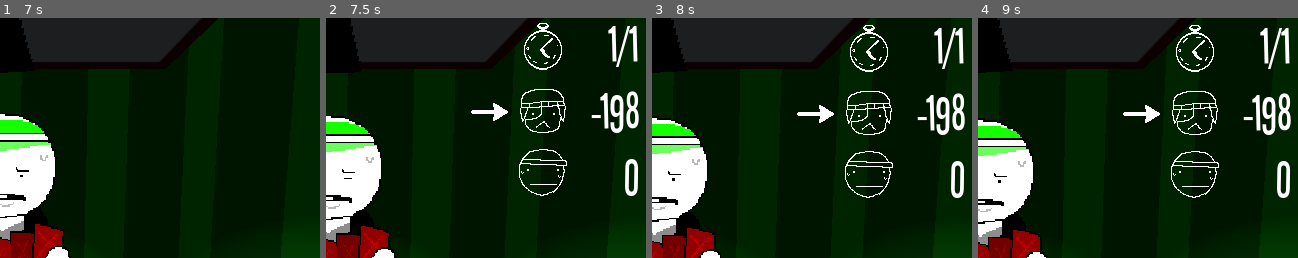
Above: before the commit, frames 1-4 (left to right).
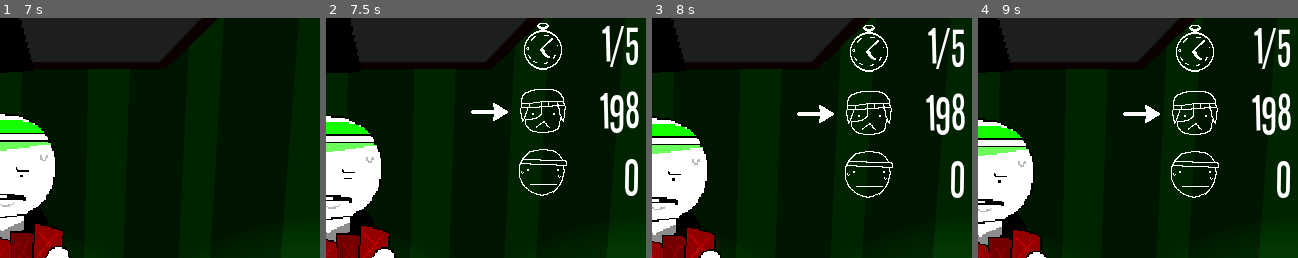
Above: after the commit, the same moments.

Repository: willslyman/kat-kards
Game: Godot game, scene res://scenes/main.tscn
The game is run twice, just before and just after one commit, with the same random seed, the same clock (stepped at 60 frames per second) and the same inputs.
Inputs (mouse positions are % of the whole screen's width and height, from its top left):
- Up to frame 1 (7 s): click "Enter the Tournament!" at 0.5 s; tap Enter (debug) at 1.25, 4.9 s; move the mouse to (72, 45) at 1.27 s; press the mouse at (72, 45) at 1.28 s; move the mouse to (30, 55) at 2.02 s; release the mouse at (30, 55) at 2.03 s; click (30, 55) at 2.1 s; move the mouse to (60, 28) at 2.77 s; press the mouse at (60, 28) at 2.78 s; move the mouse to (45, 70) at 3.52 s; release the mouse at (45, 70) at 3.53 s; click (45, 70) at 3.6 s; move the mouse to (80, 65) at 4.27 s; press the mouse at (80, 65) at 4.28 s; move the mouse to (20, 35) at 5.02 s; release the mouse at (20, 35) at 5.03 s; click (20, 35) at 5.1 s; move the mouse to (55, 50) at 5.77 s; press the mouse at (55, 50) at 5.78 s; move the mouse to (35, 25) at 6.52 s; release the mouse at (35, 25) at 6.53 s; click (35, 25) at 6.6 s
- Up to frame 2 (7.5 s): move the mouse to (72, 45) at 7.27 s; press the mouse at (72, 45) at 7.28 s
- Up to frame 3 (8 s): no input
- Up to frame 4 (9 s): release the mouse at (72, 45) at 8 s; click (91, 79) at 8 s; click (90, 90) at 8.75 s
The pictures show only the part of the screen within x 50-100%, y 1-51%; the shares and areas given below are measured in that part.

Frame 1 is identical in both runs. In frame 2, 1.1% of the frame differs, in the area x 82-98%, y 3-42%; in frame 3, 1.1%; in frame 4, 1.1%.

Commit message:
win + lose round sfx

Diff:
--- a/scenes/round_end.tscn
+++ b/scenes/round_end.tscn
@@ -1,10 +1,11 @@
-[gd_scene load_steps=16 format=3 uid="uid://oexwr6jftcvm"]
+[gd_scene load_steps=17 format=3 uid="uid://oexwr6jftcvm"]
 
 [ext_resource type="Script" uid="uid://da340cs0v6t04" path="res://scripts/round_end.gd" id="1_3c2c2"]
 [ext_resource type="Texture2D" uid="uid://cs5edx00msl7s" path="res://textures/win_bar.png" id="1_naec3"]
 [ext_resource type="FontFile" uid="uid://dgqo4kbtb6h2v" path="res://fonts/Stereofidelic.otf" id="3_7rbo8"]
 [ext_resource type="Texture2D" uid="uid://6hfpwvdng1xf" path="res://textures/well_done.png" id="4_5tybl"]
 [ext_resource type="FontFile" uid="uid://bu64c3g4fm4qm" path="res://fonts/Zinterview.ttf" id="5_clbpt"]
+[ext_resource type="AudioStream" uid="uid://b6kotgngonodk" path="res://sound/win_round.ogg" id="6_6njrm"]
 
 [sub_resource type="Animation" id="Animation_7rbo8"]
 length = 0.001
@@ -276,4 +277,10 @@
 text = "Menu"
 flat = true
 
+[node name="RoundWin" type="AudioStreamPlayer" parent="."]
+stream = ExtResource("6_6njrm")
+
+[node name="RoundLose" type="AudioStreamPlayer" parent="."]
+stream = ExtResource("6_6njrm")
+
 [connection signal="pressed" from="Menu" to="." method="_on_menu_pressed"]
--- a/scripts/arena.gd
+++ b/scripts/arena.gd
@@ -26,8 +26,8 @@
 ## Arena State Stuff
 var current_card_play_idx : int = -1
 
-var max_games : int = 1
-const normal_max_rounds : int = 1
+var max_games : int = 3
+const normal_max_rounds : int = 5
 var current_round : int = 1
 var current_max_rounds : int = normal_max_rounds
 
@@ -117,7 +117,7 @@
 		currently_hovered_card.select()
 
 	if event.is_action_pressed("debug"):
-		player_score -= 99
+		player_score += 99
 		#main.face_next_opponent()
 
 func deal_cards() -> void:
--- a/scripts/round_end.gd
+++ b/scripts/round_end.gd
@@ -53,8 +53,10 @@
 	game_num += 1
 	if is_player:
 		player_wins += 1
+		$RoundWin.play()
 		await w.set_win(48) # player
 	else:
+		$RoundLose.play()
 		opp_wins += 1
 		await w.set_win(opp_reg)
 
Not shown, added: sound/lose_round.ogg.import
Not shown, added: sound/win_round.ogg.import
Not shown, added: sound/lose_round.ogg
Not shown, added: sound/win_round.ogg
